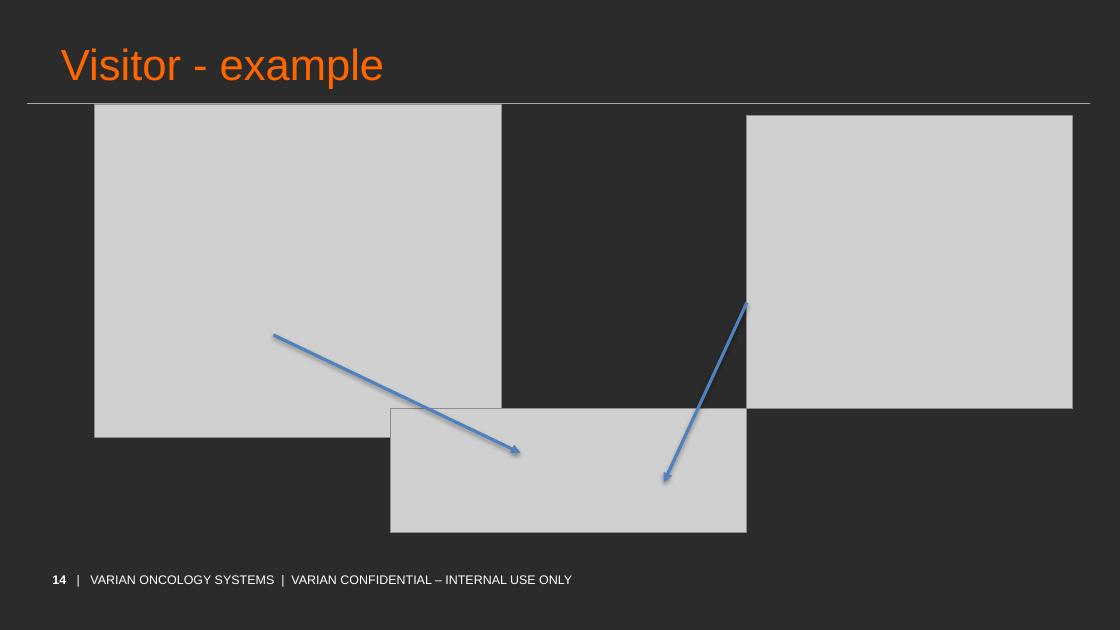
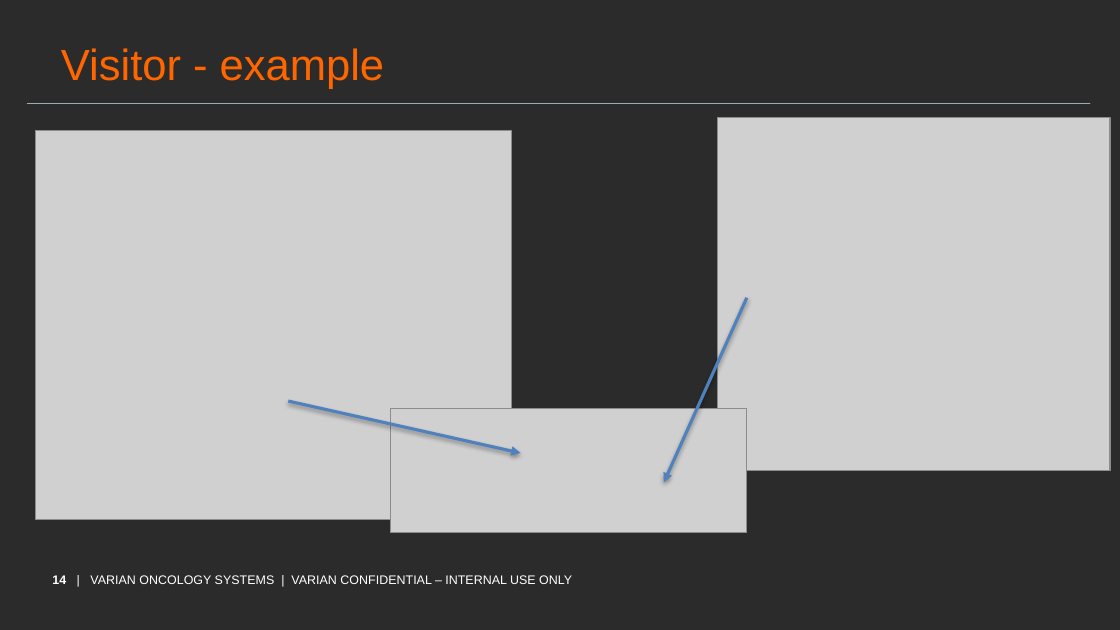
Before and after one commit to hguillou/Jan2017_DesignPatternsTraining, a slide deck: slide 14 of Documents/Design Patterns Presentation.pptx. Drawn at 1120x630 pixels with LibreOffice and Linux fonts; fonts in the diff are those of the drawing; grey boxes stand for pictures; background and template pictures are left out; a plain dark background stands for a picture behind light text. Boxes give left, top, right and bottom in pixels: in the first picture for what was removed or moved away, otherwise in the second. Text is boxed around its words. In the diff, an @@ line names an element or a change of style, - is before the commit and + after.

```diff
--- a/Documents/Design Patterns Presentation.pptx
+++ b/Documents/Design Patterns Presentation.pptx
@@ picture: place and size @@
-picture at [747,115,1073,409]
+picture at [717,118,1110,470]
@@ picture: place and size @@
-picture at [94,105,502,438]
+picture at [36,131,512,520]
@@ arrow moved from (747, 302) - (664, 483) to (747, 298) - (664, 483) @@
@@ arrow moved from (273, 335) - (521, 454) to (288, 401) - (521, 454) @@
```
Also in this commit, not shown: 9 other slides changed.
